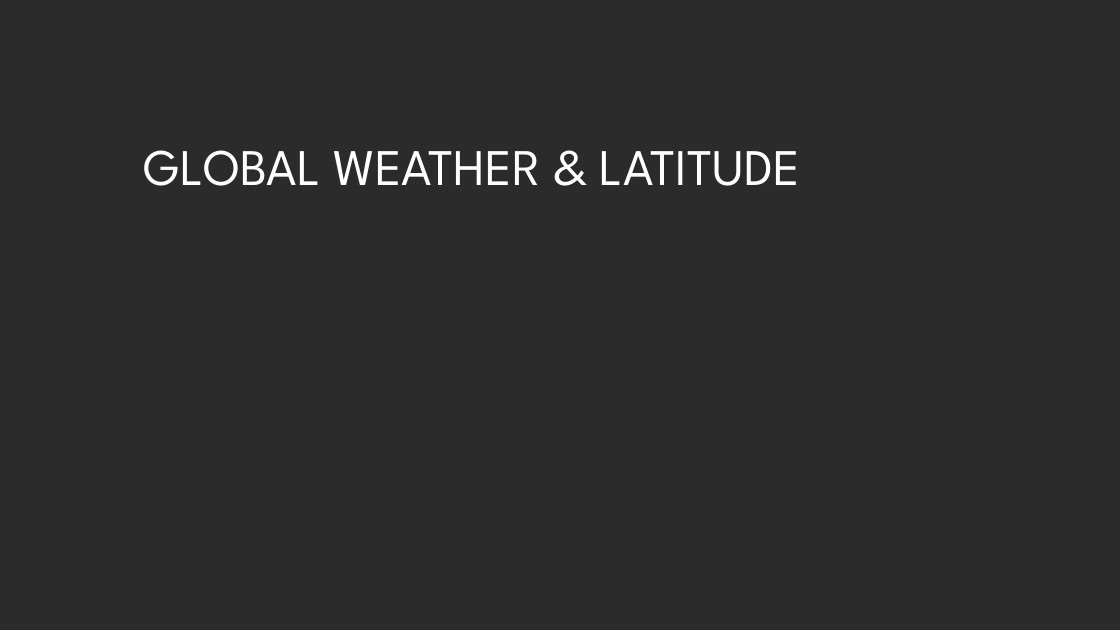
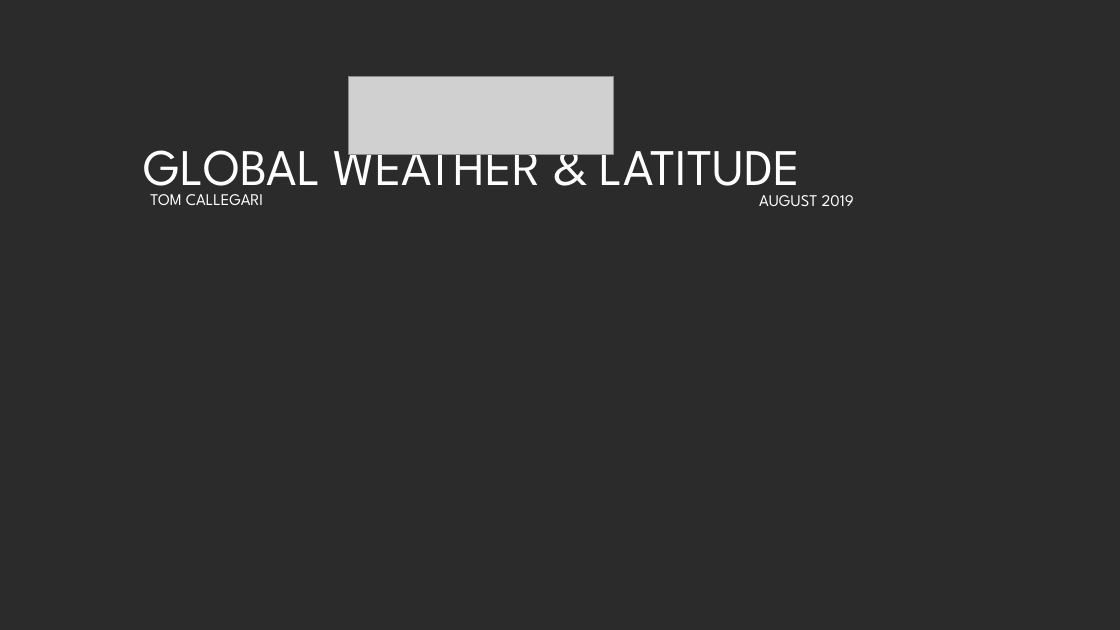
Before and after one commit to TomCallegari/UofT---SCS---Data-Anaytics-Bootcamp, a slide deck: slide 3 of Week 10 - Advanced Data Storage and Retrieval/Homework/Instructions/ClimatePy.pptx. Drawn at 1120x630 pixels with LibreOffice and Linux fonts; fonts in the diff are those of the drawing; grey boxes stand for pictures; background and template pictures are left out; a plain dark background stands for a picture behind light text. Boxes give left, top, right and bottom in pixels: in the first picture for what was removed or moved away, otherwise in the second. Text is boxed around its words. In the diff, an @@ line names an element or a change of style, - is before the commit and + after.

```diff
--- a/Week 10 - Advanced Data Storage and Retrieval/Homework/Instructions/ClimatePy.pptx
+++ b/Week 10 - Advanced Data Storage and Retrieval/Homework/Instructions/ClimatePy.pptx
@@ picture added at (349, 76, 613, 155) @@
@@ text added at (150, 194, 263, 205), 14 pt, text #FFFFFF @@
+TOM CALLEGARI
@@ text added at (759, 195, 854, 206), 14 pt, text #FFFFFF @@
+AUGUST 2019
```
Also in this commit, not shown: 15 other files.
